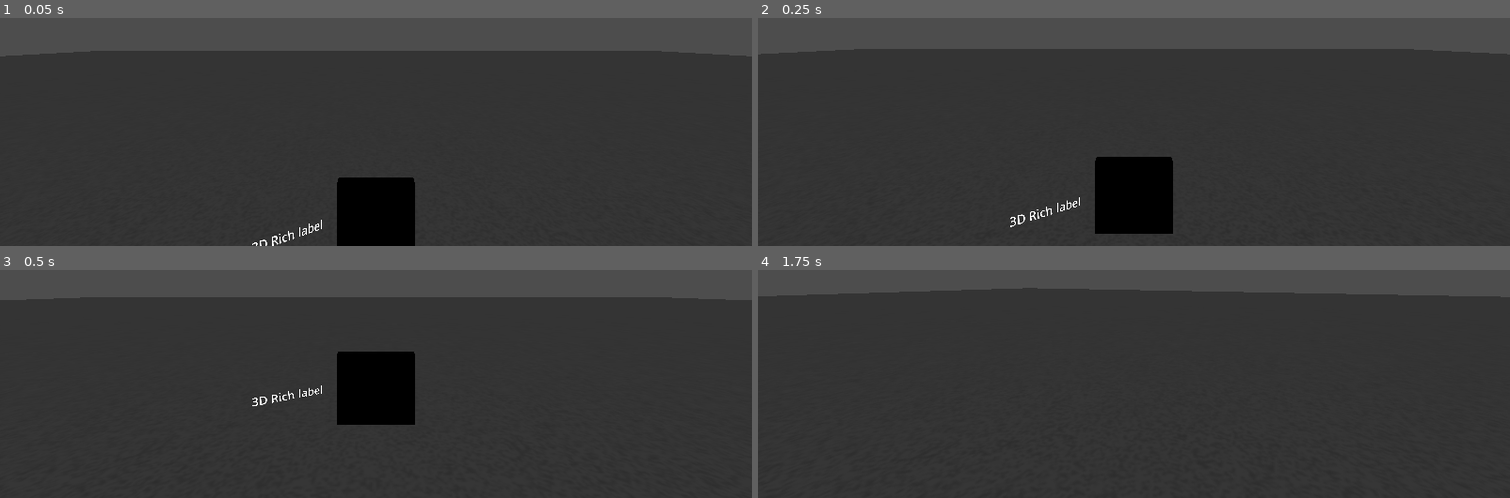
Above: before the commit, frames 1-4 (two rows, left to right).
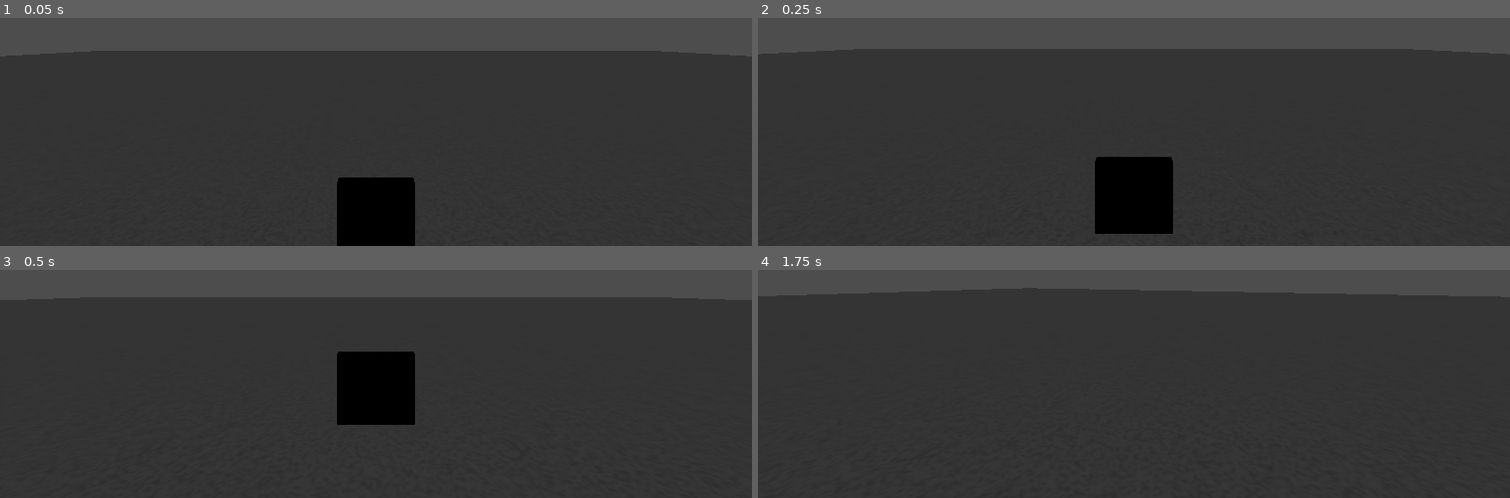
Above: after the commit, the same moments.

Repository: pohy/enveloped-in-darkness
Game: Godot game, scene res://main.tscn
Same seed, same stepped clock (60 frames per second), same inputs: the game is played once before the commit and once after it. The engine's default icon, where the game draws it, is replaced by a stand-in: a white triangle on a blue panel in a dark square.
Inputs (mouse positions are in pixels of both pictures, inside the frame that each line leads up to):
- Up to frame 1 (0.05 s): no input
- Up to frame 2 (0.25 s): no input
- Up to frame 3 (0.5 s): no input
- Up to frame 4 (1.75 s): move the mouse to (1171, 285) at 0.52 s; press the mouse at (1171, 285) at 0.53 s; hold W (up) from 0.53 s (still down); tap Enter at 1.25 s; move the mouse to (1096, 288) at 1.27 s; release the mouse at (1096, 288) at 1.28 s; tap Shift (sprint) at 1.35 s

The runs differ from the first frame. In frame 1, 0.1% of the frame differs, in the area x 33-43%, y 88-100%; in frame 2, 0.1%, in the area x 33-43%, y 78-92%; in frame 3, 0.1%; in frame 4, nothing differs.

Commit message:
Add toggle visiblity node with example

Diff:
--- a/main.tscn
+++ b/main.tscn
@@ -1,10 +1,11 @@
-[gd_scene load_steps=14 format=3 uid="uid://bi83mgkfn0nc"]
+[gd_scene load_steps=16 format=3 uid="uid://bi83mgkfn0nc"]
 
 [ext_resource type="Texture2D" uid="uid://cpxalq40ck8m5" path="res://floor_tex_test.png" id="1_2qp3j"]
 [ext_resource type="Script" path="res://src/player_state.gd" id="1_dqswr"]
 [ext_resource type="PackedScene" uid="uid://cu2j3l6ofcspx" path="res://src/rich_text_label_3d.tscn" id="1_o0b0h"]
 [ext_resource type="Script" path="res://src/dialogue_control.gd" id="3_bs2ni"]
 [ext_resource type="Resource" uid="uid://dqoxv5y36v3b6" path="res://dialogues/test_dialogue.tres" id="4_qu2rl"]
+[ext_resource type="Script" path="res://src/toggle_visibility.gd" id="5_j731v"]
 [ext_resource type="PackedScene" uid="uid://du3tbrm8gufj6" path="res://src/player.tscn" id="5_xm5xo"]
 [ext_resource type="Script" path="res://src/player_input_control.gd" id="7_onnio"]
 [ext_resource type="Script" path="res://src/continue_control.gd" id="8_ouwvi"]
@@ -19,8 +20,11 @@
 [sub_resource type="BoxMesh" id="BoxMesh_43oc4"]
 size = Vector3(1, 1, 0.2)
 
-[sub_resource type="BoxShape3D" id="BoxShape3D_pd47y"]
+[sub_resource type="BoxShape3D" id="BoxShape3D_nyrdg"]
 size = Vector3(1, 1, 0.2)
+
+[sub_resource type="BoxShape3D" id="BoxShape3D_vlv6h"]
+size = Vector3(2.82, 1, 2.78)
 
 [node name="Main" type="Node3D"]
 
@@ -40,6 +44,11 @@
 
 [node name="RichTextLabel3D" parent="." instance=ExtResource("1_o0b0h")]
 transform = Transform3D(0.875768, 0.374118, 0.305068, 0, 0.631961, -0.775001, -0.482732, 0.678721, 0.553451, -0.952723, 0.480824, -3.05861)
+
+[node name="ToggleVisibility" type="Node" parent="RichTextLabel3D" node_paths=PackedStringArray("target")]
+script = ExtResource("5_j731v")
+target = NodePath("..")
+initial_visibility = false
 
 [node name="GUI" type="Control" parent="."]
 layout_mode = 3
@@ -110,8 +119,19 @@
 mesh = SubResource("BoxMesh_43oc4")
 
 [node name="CollisionShape3D" type="CollisionShape3D" parent="Interactive" node_paths=PackedStringArray("mesh")]
-shape = SubResource("BoxShape3D_pd47y")
+shape = SubResource("BoxShape3D_nyrdg")
 script = ExtResource("9_x1uuf")
 mesh = NodePath("../MeshInstance3D")
 
+[node name="Area3D" type="Area3D" parent="."]
+transform = Transform3D(1, 0, 0, 0, 1, 0, 0, 0, 1, 0.895635, 0, -3.61058)
+collision_layer = 0
+collision_mask = 4
+
+[node name="CollisionShape3D" type="CollisionShape3D" parent="Area3D"]
+transform = Transform3D(0.885896, 0, 0.463884, 0, 1, 0, -0.463884, 0, 0.885896, -2.63979, -2.38419e-07, 0.95022)
+shape = SubResource("BoxShape3D_vlv6h")
+
 [connection signal="interacted" from="Interactive" to="PlayerState" method="on_interacted"]
+[connection signal="body_entered" from="Area3D" to="RichTextLabel3D/ToggleVisibility" method="make_visible" unbinds=1]
+[connection signal="body_exited" from="Area3D" to="RichTextLabel3D/ToggleVisibility" method="make_invisible" unbinds=1]
--- a/project.godot
+++ b/project.godot
@@ -69,6 +69,7 @@
 
 3d_physics/layer_1="environment"
 3d_physics/layer_2="interactive"
+3d_physics/layer_3="player"
 
 [rendering]
 
--- a/src/player.tscn
+++ b/src/player.tscn
@@ -13,10 +13,10 @@
 
 [sub_resource type="CapsuleMesh" id="CapsuleMesh_tclkv"]
 
-[sub_resource type="CapsuleShape3D" id="CapsuleShape3D_6bba2"]
+[sub_resource type="CapsuleShape3D" id="CapsuleShape3D_whwjk"]
 
 [node name="Player" type="CharacterBody3D" node_paths=PackedStringArray("ray_cast", "mouse", "mouse_manager", "interaction_icon")]
-collision_layer = 0
+collision_layer = 4
 script = ExtResource("1_ogkgb")
 ray_cast = NodePath("Camera3D/RayCast3D")
 mouse = NodePath("MouseInpt")
--- /dev/null
+++ b/src/toggle_visibility.gd
@@ -0,0 +1,26 @@
+class_name ToggleVisibility
+extends Node
+
+@export var target: Node3D
+@export var initial_visibility: bool = true
+
+
+func _ready():
+	assert(target is Node3D, "Target not set")
+	target.visible = initial_visibility
+
+
+func toggle():
+	target.visible = not target.visible
+
+
+func set_visibility(visibility: bool):
+	target.visible = visibility
+
+
+func make_visible():
+	target.visible = true
+
+
+func make_invisible():
+	target.visible = false
Not shown: 1 places in src/player.tscn that only renumber resources
